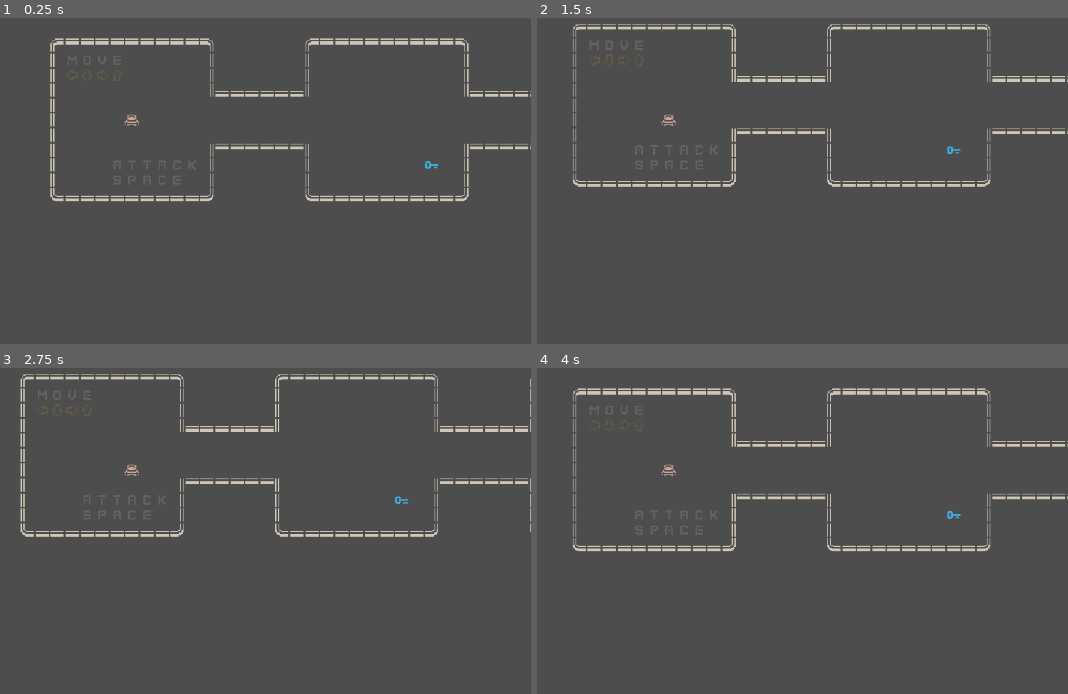
Above: before the commit, frames 1-4 (two rows, left to right).
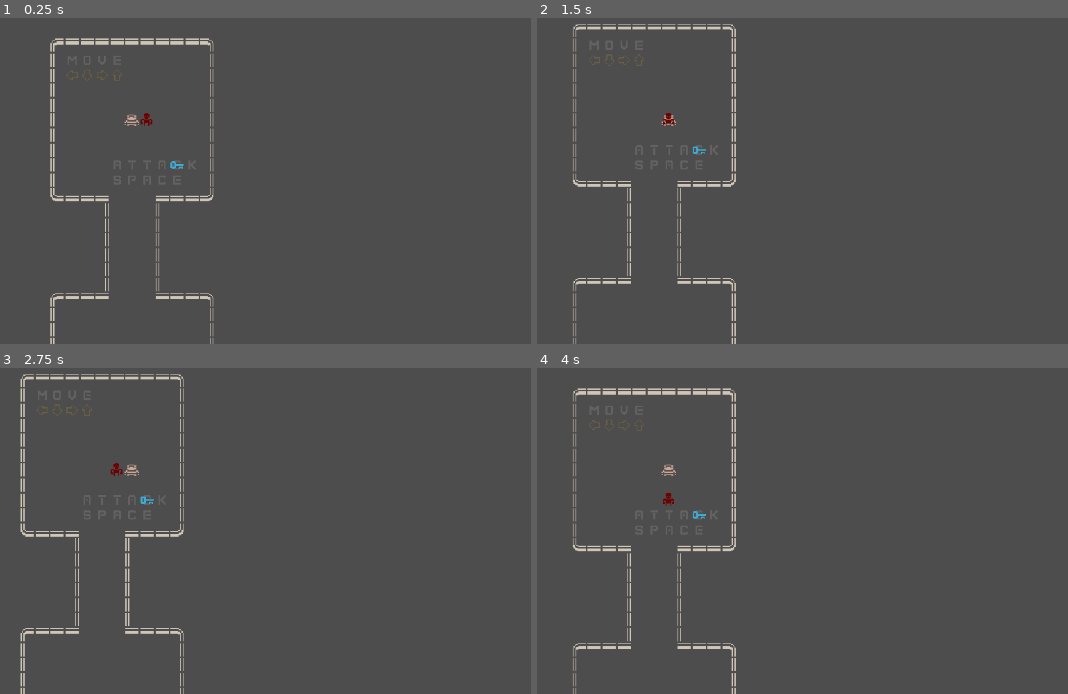
Above: after the commit, the same moments.

Repository: josanescod/tfg-roguelike
Game: Godot game, scene res://Scenes/world.tscn
Two runs of this game, one before a commit and one after it. Both use one fixed random seed, a clock stepped at 60 frames per second and the inputs below.
Inputs:
- Up to frame 1 (0.25 s): no input
- Up to frame 2 (1.5 s): tap Enter at 0.5 s; hold Right (move_right) 0.53-1.28 s; tap Space (attack, bound only after the commit) at 0.6, 1.25, 1.35 s; hold Down (move_down) from 1.28 s (still down)
- Up to frame 3 (2.75 s): tap Enter at 2 s; release Down (move_down) at 2.03 s; hold Right (move_right) from 2.03 s (still down); tap Space (attack, bound only after the commit) at 2.1 s
- Up to frame 4 (4 s): tap Space (attack, bound only after the commit) at 2.75, 2.85, 3.6 s; release Right (move_right) at 2.78 s; hold Up (move_up) 2.78-3.53 s; tap Enter at 3.5 s; hold Left (move_left) from 3.53 s (still down)

The runs differ from the first frame. In frame 1, 2.7% of the frame differs, in the area x 9-100%, y 6-100%; in frame 2, 2.8%; in frame 3, 3.0%, in the area x 3-100%, y 1-100%; in frame 4, 2.8%.

Commit message:
Added enemy with basic movement, attack and animation

Diff:
--- a/Nodes/room.tscn
+++ b/Nodes/room.tscn
@@ -2184,56 +2184,56 @@
 [node name="Room" type="Node2D"]
 script = ExtResource("1_4uh3v")
 
-[node name="TemplateWalls" type="TileMapLayer" parent="." groups=["ShipWall"]]
+[node name="TemplateWalls" type="TileMapLayer" parent="." groups=["Wall"]]
 scale = Vector2(3, 3)
 tile_map_data = PackedByteArray("AAAAAAAAAgAQABMAAAAAAAoAAgAQABUAAAAAAAIAAgAQABQAAAAAAAcAAgAQABQAAAAAAAgAAgAQABQAAAAAAA …(368 unchanged characters)…
 tile_set = SubResource("TileSet_8wd5h")
 
-[node name="NorthWall" type="TileMapLayer" parent="." groups=["ShipWall"]]
+[node name="NorthWall" type="TileMapLayer" parent="." groups=["Wall"]]
 scale = Vector2(3, 3)
 tile_map_data = PackedByteArray("AAAEAAAAAgARABMAAAAFAAAAAgARABMAAAAGAAAAAgARABMAAAA=")
 tile_set = SubResource("TileSet_8wd5h")
 
-[node name="NorthDoor" type="TileMapLayer" parent="." groups=["ShipWall"]]
+[node name="NorthDoor" type="TileMapLayer" parent="." groups=["Wall"]]
 visible = false
 scale = Vector2(3, 3)
 tile_map_data = PackedByteArray("AAADAP//AgASABQAAAADAP7/AgASABQAAAADAP3/AgASABQAAAAHAP3/AgAQABQAAAAHAP7/AgAQABQAAAAHAP//AgAQABQAAAA=")
 tile_set = SubResource("TileSet_8wd5h")
 
-[node name="EastWall" type="TileMapLayer" parent="." groups=["ShipWall"]]
+[node name="EastWall" type="TileMapLayer" parent="." groups=["Wall"]]
 scale = Vector2(3, 3)
 tile_map_data = PackedByteArray("AAAKAAQAAgASABQAAAAKAAUAAgASABQAAAAKAAYAAgASABQAAAA=")
 tile_set = SubResource("TileSet_8wd5h")
 
-[node name="EastDoor" type="TileMapLayer" parent="." groups=["ShipWall"]]
+[node name="EastDoor" type="TileMapLayer" parent="." groups=["Wall"]]
 visible = false
 scale = Vector2(3, 3)
 tile_map_data = PackedByteArray("AAALAAMAAgARABUAAAAMAAMAAgARABUAAAANAAMAAgARABUAAAALAAcAAgARABMAAAAMAAcAAgARABMAAAANAAcAAgARABMAAAA=")
 tile_set = SubResource("TileSet_8wd5h")
 
-[node name="SouthWall" type="TileMapLayer" parent="." groups=["ShipWall"]]
+[node name="SouthWall" type="TileMapLayer" parent="." groups=["Wall"]]
 scale = Vector2(3, 3)
 tile_map_data = PackedByteArray("AAAEAAoAAgARABUAAAAFAAoAAgARABUAAAAGAAoAAgARABUAAAA=")
 tile_set = SubResource("TileSet_8wd5h")
 
-[node name="SouthDoor" type="TileMapLayer" parent="." groups=["ShipWall"]]
+[node name="SouthDoor" type="TileMapLayer" parent="." groups=["Wall"]]
 visible = false
 scale = Vector2(3, 3)
 tile_map_data = PackedByteArray("AAADAAsAAgASABQAAAADAAwAAgASABQAAAADAA0AAgASABQAAAAHAAsAAgAQABQAAAAHAAwAAgAQABQAAAAHAA0AAgAQABQAAAA=")
 tile_set = SubResource("TileSet_8wd5h")
 
-[node name="WestWall" type="TileMapLayer" parent="." groups=["ShipWall"]]
+[node name="WestWall" type="TileMapLayer" parent="." groups=["Wall"]]
 scale = Vector2(3, 3)
 tile_map_data = PackedByteArray("AAAAAAQAAgAQABQAAAAAAAUAAgAQABQAAAAAAAYAAgAQABQAAAA=")
 tile_set = SubResource("TileSet_8wd5h")
 
-[node name="WestDoor" type="TileMapLayer" parent="." groups=["ShipWall"]]
+[node name="WestDoor" type="TileMapLayer" parent="." groups=["Wall"]]
 visible = false
 scale = Vector2(3, 3)
 tile_map_data = PackedByteArray("AAD//wMAAgARABUAAAD+/wMAAgARABUAAAD9/wMAAgARABUAAAD//wcAAgARABMAAAD+/wcAAgARABMAAAD9/wcAAgARABMAAAA=")
 tile_set = SubResource("TileSet_8wd5h")
 
-[node name="Instructions_Floor" type="TileMapLayer" parent="." groups=["ShipWall"]]
+[node name="Instructions_Floor" type="TileMapLayer" parent="." groups=["Wall"]]
 visible = false
 modulate = Color(1, 1, 1, 0.179)
 scale = Vector2(3, 3)
--- a/Scenes/world.tscn
+++ b/Scenes/world.tscn
@@ -1,13 +1,98 @@
-[gd_scene load_steps=5 format=3 uid="uid://csbootqbcm3nt"]
+[gd_scene load_steps=14 format=3 uid="uid://csbootqbcm3nt"]
 
 [ext_resource type="Script" path="res://Scripts/player.gd" id="2_c420u"]
 [ext_resource type="Texture2D" uid="uid://dge2k5dkwh8s1" path="res://Assets/colored-transparent_packed.png" id="2_f4rc0"]
-[ext_resource type="Script" path="res://Scripts/room_builder.gd" id="4_sw0u1"]
+[ext_resource type="Script" path="res://Scripts/enemy.gd" id="4_qa1ox"]
+[ext_resource type="Script" path="res://Scripts/builder_level.gd" id="4_sw0u1"]
+[ext_resource type="Script" path="res://Scripts/enemy_manager.gd" id="5_qtfhy"]
 
 [sub_resource type="RectangleShape2D" id="RectangleShape2D_b0ylf"]
 size = Vector2(37, 39)
 
+[sub_resource type="Animation" id="Animation_rmdbq"]
+resource_name = "Hit"
+length = 0.2
+tracks/0/type = "value"
+tracks/0/imported = false
+tracks/0/enabled = true
+tracks/0/path = NodePath("Sprite2D:modulate")
+tracks/0/interp = 1
+tracks/0/loop_wrap = true
+tracks/0/keys = {
+"times": PackedFloat32Array(0, 0.1, 0.2),
+"transitions": PackedFloat32Array(1, 1, 1),
+"update": 0,
+"values": [Color(0.992157, 0.835294, 0.811765, 1), Color(1, 0, 0, 1), Color(0.992157, 0.835294, 0.811765, 1)]
+}
+
+[sub_resource type="Animation" id="Animation_jko47"]
+length = 0.001
+tracks/0/type = "value"
+tracks/0/imported = false
+tracks/0/enabled = true
+tracks/0/path = NodePath("Sprite2D:modulate")
+tracks/0/interp = 1
+tracks/0/loop_wrap = true
+tracks/0/keys = {
+"times": PackedFloat32Array(0),
+"transitions": PackedFloat32Array(1),
+"update": 0,
+"values": [Color(0.992157, 0.835294, 0.811765, 1)]
+}
+
+[sub_resource type="AnimationLibrary" id="AnimationLibrary_yklgy"]
+_data = {
+"Hit": SubResource("Animation_rmdbq"),
+"RESET": SubResource("Animation_jko47")
+}
+
+[sub_resource type="RectangleShape2D" id="RectangleShape2D_upukm"]
+size = Vector2(32, 42)
+
+[sub_resource type="Animation" id="Animation_06x7v"]
+resource_name = "Hit"
+length = 0.2
+tracks/0/type = "value"
+tracks/0/imported = false
+tracks/0/enabled = true
+tracks/0/path = NodePath("Sprite2D:modulate")
+tracks/0/interp = 1
+tracks/0/loop_wrap = true
+tracks/0/keys = {
+"times": PackedFloat32Array(0, 0.1, 0.2),
+"transitions": PackedFloat32Array(1, 1, 1),
+"update": 0,
+"values": [Color(0.529412, 0, 0, 1), Color(1, 1, 1, 1), Color(0.529412, 0, 0, 1)]
+}
+
+[sub_resource type="Animation" id="Animation_a8v8i"]
+length = 0.001
+tracks/0/type = "value"
+tracks/0/imported = false
+tracks/0/enabled = true
+tracks/0/path = NodePath("Sprite2D:modulate")
+tracks/0/interp = 1
+tracks/0/loop_wrap = true
+tracks/0/keys = {
+"times": PackedFloat32Array(0),
+"transitions": PackedFloat32Array(1),
+"update": 0,
+"values": [Color(0.529412, 0, 0, 1)]
+}
+
+[sub_resource type="AnimationLibrary" id="AnimationLibrary_yr5u0"]
+_data = {
+"Hit": SubResource("Animation_06x7v"),
+"RESET": SubResource("Animation_a8v8i")
+}
+
 [node name="World" type="Node2D"]
+
+[node name="BuilderLevel" type="Node" parent="."]
+script = ExtResource("4_sw0u1")
+
+[node name="EnemyManager" type="Node" parent="."]
+script = ExtResource("5_qtfhy")
 
 [node name="Player" type="CharacterBody2D" parent="." groups=["Player"]]
 position = Vector2(72, 72)
@@ -28,5 +113,26 @@
 [node name="Camera2D" type="Camera2D" parent="Player"]
 zoom = Vector2(0.45, 0.45)
 
-[node name="RoomBuilder" type="Node" parent="."]
-script = ExtResource("4_sw0u1")
+[node name="AnimationPlayer" type="AnimationPlayer" parent="Player"]
+libraries = {
+"": SubResource("AnimationLibrary_yklgy")
+}
+
+[node name="Enemy" type="CharacterBody2D" parent="." groups=["Enemy"]]
+position = Vector2(316, 80)
+script = ExtResource("4_qa1ox")
+
+[node name="Sprite2D" type="Sprite2D" parent="Enemy"]
+modulate = Color(0.529412, 0, 0, 1)
+scale = Vector2(3, 3)
+texture = ExtResource("2_f4rc0")
+region_enabled = true
+region_rect = Rect2(400, 0, 16, 16)
+
+[node name="CollisionShape2D" type="CollisionShape2D" parent="Enemy"]
+shape = SubResource("RectangleShape2D_upukm")
+
+[node name="AnimationPlayer" type="AnimationPlayer" parent="Enemy"]
+libraries = {
+"": SubResource("AnimationLibrary_yr5u0")
+}
--- a/Scripts/room_builder.gd
+++ b/Scripts/builder_level.gd
@@ -3,6 +3,7 @@
 @onready var room_scene : PackedScene = load("res://Nodes/room.tscn")
 @onready var door_scene : PackedScene = load("res://Nodes/door.tscn")
 @onready var key_scene : PackedScene = load("res://Nodes/key.tscn")
+#@onready var enemy_scene : PackedScene = load("res://Nodes/enemy.tscn")
 
 var ship_width : int = 7
 var ship_heigth : int = 7
@@ -21,6 +22,7 @@
 var player_position: Vector2
 var key_position: Vector2
 var door_position: Vector2
+var enemy_position: Vector2
 
 # Procedural generation algorithms
 enum GenerationAlgorithm {
@@ -52,9 +54,11 @@
 
 	instantiate_rooms()
 	$"../Player".global_position = (initial_room_position * 816) + Vector2(262, 262)
-	# test key and door
+	# test key and door and enemy
 	instantiate_key()
 	instantiate_exit_door()
+#	instantiate_enemy()
+
 
 
 # Ramdom Walk
@@ -185,3 +189,19 @@
 		door.global_position = random_room_position * 816 + Vector2(408, 408)
 		$"..".call_deferred("add_child", door)
 		door_position = random_room_position
+
+#func instantiate_enemy() -> void:
+#		var available_rooms = []
+#		for x in range(ship_width):
+#			for y in range(ship_heigth):
+#				if ship_map[x][y]:
+#					var room_position = Vector2(x, y)
+#					# Exclude Player's room and exit_door's room
+#					if room_position != player_position:
+#						available_rooms.append(room_position)
+#		if available_rooms.size() > 0:
+#			var random_room_position = available_rooms[randi() % available_rooms.size()]
+#			var enemy = enemy_scene.instantiate()
+#			enemy.global_position = random_room_position * 816 + Vector2(408, 408)
+#			$"..".call_deferred("add_child", enemy)
+#			enemy_position = random_room_position
--- /dev/null
+++ b/Scripts/enemy.gd
@@ -0,0 +1,55 @@
+extends CharacterBody2D
+
+# Reference player on the script
+@onready var player = get_tree().get_nodes_in_group("Player")[0]
+
+var health : int = 3
+var damage : int = 1
+
+var attack_chance : float = 0.5
+
+func _ready():
+	global_position = player.global_position + Vector2(48, 0) # testing one enemy
+
+func move() -> void:
+	if randf() < 0.5:
+		return
+	var direction : Vector2 = Vector2.ZERO
+	var can_move : bool = false
+
+	while(can_move == false):
+		direction = get_random_direction()
+
+		var space_rid = get_world_2d().space # raycasting documentation -> https://docs.godotengine.org/en/stable/tutorials/physics/ray-casting.html
+		var space_state = PhysicsServer2D.space_get_direct_state(space_rid)
+		var ray_query = PhysicsRayQueryParameters2D.create(global_position, global_position + Vector2(48, 48) * direction)
+		var intersection_result = space_state.intersect_ray(ray_query)
+
+		if not intersection_result and position + 48 * direction != player.position:
+			can_move = true
+	position += 48 * direction
+
+func get_random_direction() -> Vector2:
+	var ran: int = randi_range(0, 3)
+	match ran:
+		0:
+			return Vector2.UP
+		1:
+			return Vector2.DOWN
+		2:
+			return Vector2.LEFT
+		3:
+			return Vector2.RIGHT
+
+	return Vector2.ZERO
+
+
+func take_damage(damage_taken : int) -> void:
+	health -= damage_taken
+	$AnimationPlayer.play("Hit")
+	print('Enemy health: ', health)
+	if health <= 0:
+		queue_free()
+
+	if randf() > attack_chance:
+		player.take_damage(damage)
--- /dev/null
+++ b/Scripts/enemy_manager.gd
@@ -0,0 +1,19 @@
+extends Node
+
+
+var enemies : Array
+var player: CharacterBody2D
+
+func _ready():
+	player = get_tree().get_nodes_in_group("Player")[0]
+	player.connect("player_moved", Callable(self, "on_player_moved"))
+	check_enemies()
+
+
+func check_enemies() -> void:
+	enemies = get_tree().get_nodes_in_group("Enemy")
+
+func on_player_moved() -> void:
+	for enemy in enemies:
+		if enemy:
+			enemy.move()
--- /dev/null
+++ b/Scripts/global_settings.gd
@@ -0,0 +1,8 @@
+extends Node
+
+var max_health : int = 8
+var health : int = max_health
+var coins: int = 0
+var level : int = 1
+
+#var seed: int = 92833 # number random to use?
--- a/Scripts/player.gd
+++ b/Scripts/player.gd
@@ -1,7 +1,13 @@
 extends CharacterBody2D
+
+# signal to emit
+signal player_moved
 
 # initial condition Player has not the key
 var has_key : bool = false
+
+# to save last movement up by default
+var last_direction : Vector2 = Vector2.UP
 
 # Main function to be executed in each physics frame
 func _physics_process(_delta):
@@ -23,6 +29,26 @@
 		move_direction = Vector2.DOWN
 		move(move_direction)
 
+	if move_direction != Vector2.ZERO:
+		last_direction = move_direction
+		print("last direction:", last_direction)
+
+	# space bar and last direction
+	if Input.is_action_just_pressed("attack"):
+		match last_direction:
+			Vector2.LEFT:
+				try_attack(Vector2.LEFT)
+				print("left attack!")
+			Vector2.DOWN:
+				try_attack(Vector2.DOWN)
+				print("down attack!")
+			Vector2.RIGHT:
+				try_attack(Vector2.RIGHT)
+				print("right attack!")
+			Vector2.UP:
+				try_attack(Vector2.UP)
+				print("up attack!")
+
 # Function to move the character in the specified direction, performing raycasting to detect collisions.
 func move(direction : Vector2) -> void:
 	var space_rid = get_world_2d().space # raycasting documentation -> https://docs.godotengine.org/en/stable/tutorials/physics/ray-casting.html
@@ -30,7 +56,27 @@
 	var ray_query = PhysicsRayQueryParameters2D.create(global_position, global_position + Vector2(48, 48) * direction)
 	var intersection_result = space_state.intersect_ray(ray_query)
 
-	if intersection_result and intersection_result.collider.is_in_group("ShipWall"):
+	if intersection_result and intersection_result.collider.is_in_group("Wall"):
 		return
 	else:
 		position += 48 * direction
+		player_moved.emit()
+
+# Attack
+func try_attack(direction : Vector2) -> void:
+	var space_rid = get_world_2d().space # raycasting documentation -> https://docs.godotengine.org/en/stable/tutorials/physics/ray-casting.html
+	var space_state = PhysicsServer2D.space_get_direct_state(space_rid)
+	var ray_query = PhysicsRayQueryParameters2D.create(global_position, global_position + Vector2(48, 48) * direction)
+	var intersection_result = space_state.intersect_ray(ray_query)
+
+	if intersection_result:
+		if intersection_result.collider.is_in_group("Enemy"):
+			intersection_result.collider.take_damage(1)
+
+# Function take damage
+func take_damage(damage_taken : int) -> void:
+	Global.health -= damage_taken
+	print('Player health: ', Global.health)
+	$AnimationPlayer.play("Hit")
+	if Global.health <= 0:
+		get_tree().reload_current_scene()
--- a/project.godot
+++ b/project.godot
@@ -14,6 +14,10 @@
 run/main_scene="res://Scenes/world.tscn"
 config/features=PackedStringArray("4.3", "Forward Plus")
 config/icon="res://icon.svg"
+
+[autoload]
+
+Global="*res://Scripts/global_settings.gd"
 
 [input]
 
@@ -37,6 +41,11 @@
 "events": [Object(InputEventKey,"resource_local_to_scene":false,"resource_name":"","device":-1,"window_id":0,"alt_press …(195 unchanged characters)…
 ]
 }
+attack={
+"deadzone": 0.5,
+"events": [Object(InputEventKey,"resource_local_to_scene":false,"resource_name":"","device":-1,"window_id":0,"alt_pressed":false,"shift_pressed":false,"ctrl_pressed":false,"meta_pressed":false,"pressed":false,"keycode":0,"physical_keycode":32,"key_label":0,"unicode":32,"location":0,"echo":false,"script":null)
+]
+}
 
 [rendering]
 
